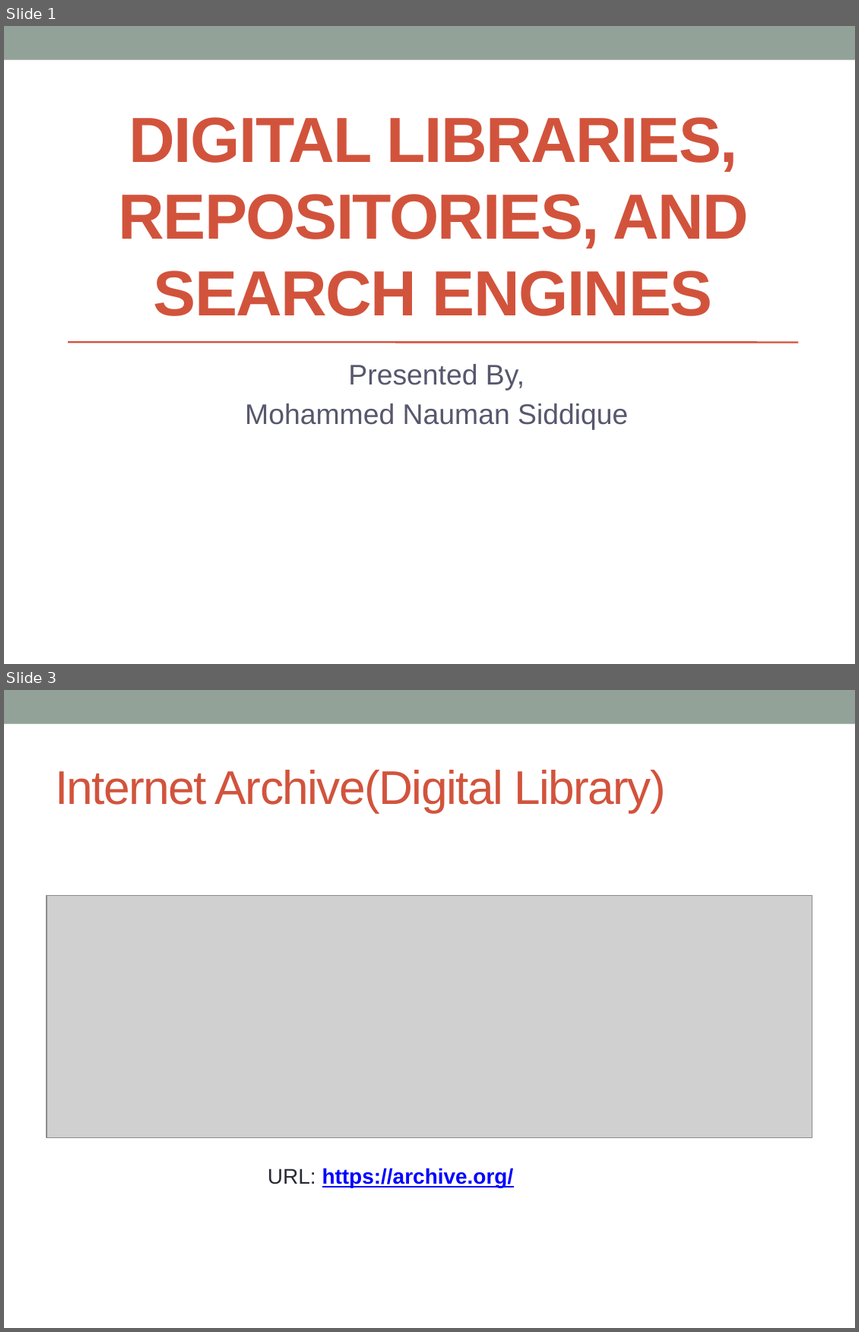
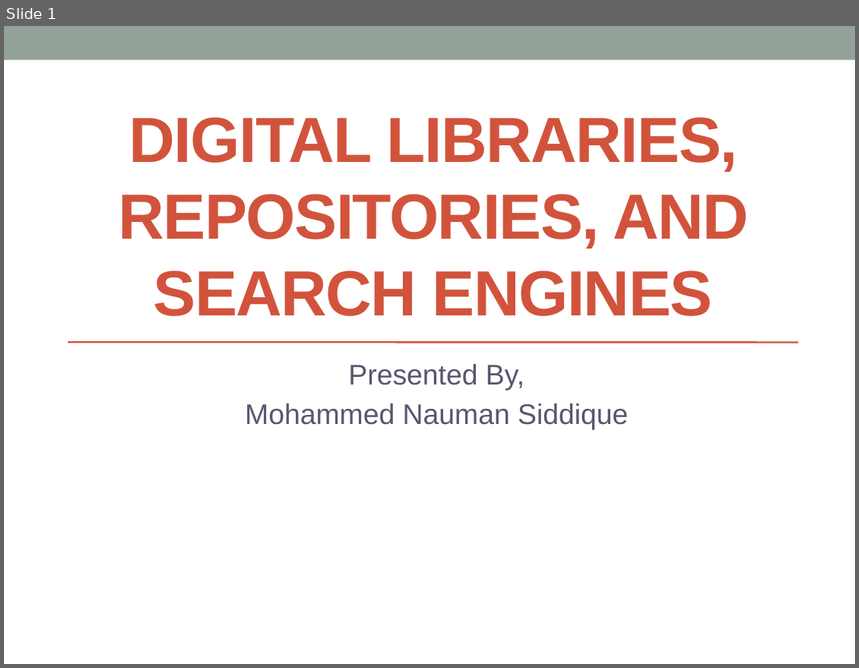
Before and after one commit to naumansiddiqui4/Mining-Scholarly-Big-Data, a slide deck: Digital libraries, repositories, and search engines.pptx. Shown one above the other, each under a label of ours: slides 1 and 3 before the commit, slide 1 after it; the slides between them are not shown. The pictures are 859x1332 and 859x668 pixels, drawn with LibreOffice and Linux fonts; fonts in the diff are those of the drawing; grey boxes stand for pictures. Boxes give left, top, right and bottom in pixels: in the first picture for what was removed or moved away, otherwise in the second. Text is boxed around its words. In the diff, an @@ line names an element or a change of style, - is before the commit and + after.

```diff
--- a/Digital libraries, repositories, and search engines.pptx
+++ b/Digital libraries, repositories, and search engines.pptx
@@ slide 3 removed at [4,690,855,1328], background #FFFFFF; not listed: 1 template element that a slide beside it also shows @@
@@ title removed at [55,770,666,813] @@
-Internet Archive(Digital Library)
@@ picture removed at [47,896,813,1138] @@
@@ text removed at [268,1168,514,1189] @@
-URL: https://archive.org/
```
Also in this commit, not shown: 3 slides changed, 23 slides added, 1 other slide removed.
